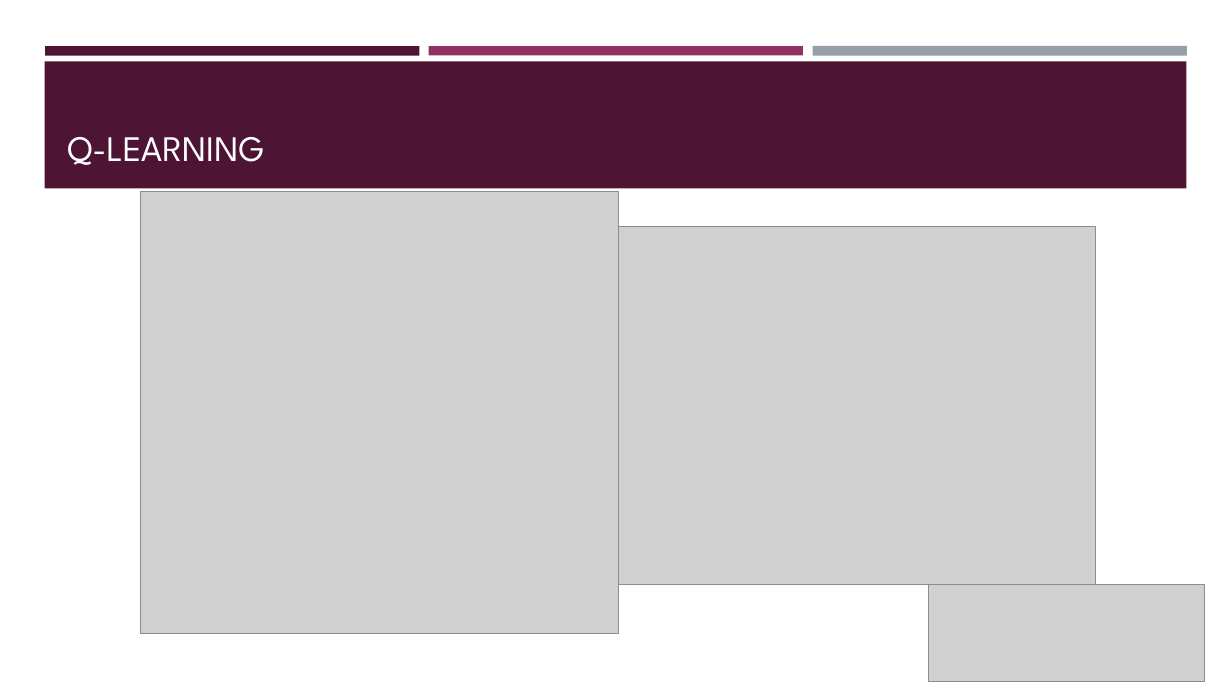
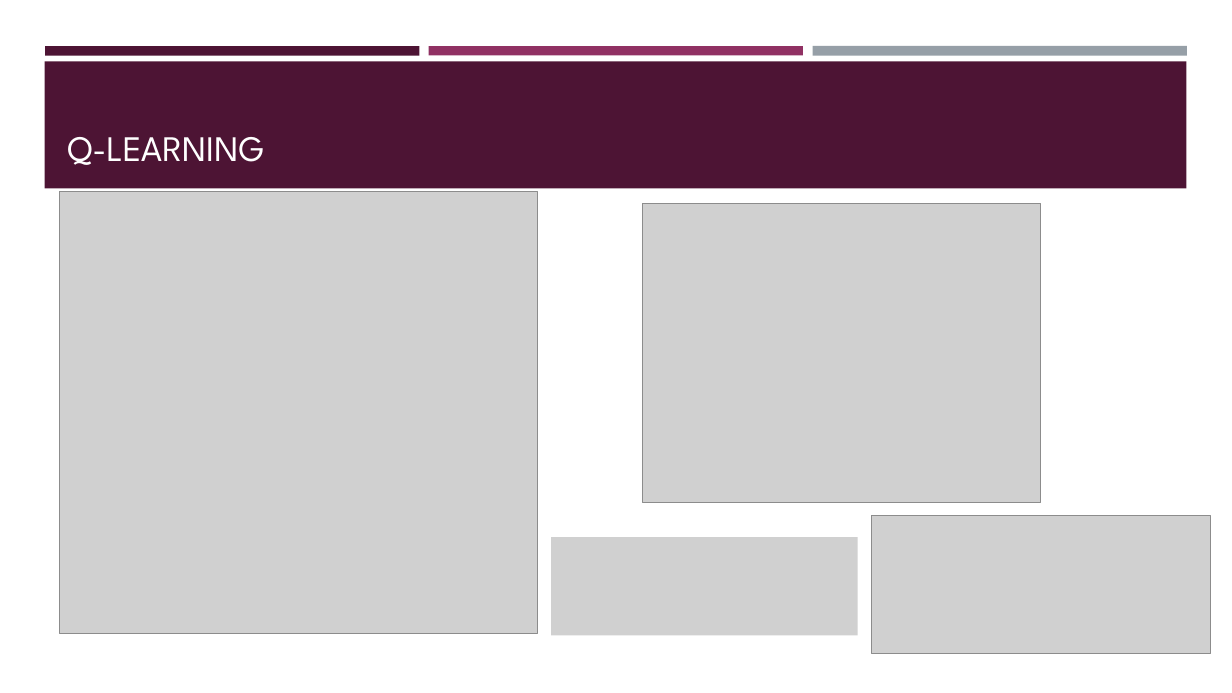
Before and after one commit to Boty22/Global-AI-Bootcamp-DRL, a slide deck: slide 10 of From RL to DRL.pptx. Drawn at 1232x693 pixels with LibreOffice and Linux fonts; fonts in the diff are those of the drawing; grey boxes stand for pictures. Boxes give left, top, right and bottom in pixels: in the first picture for what was removed or moved away, otherwise in the second. Text is boxed around its words. In the diff, an @@ line names an element or a change of style, - is before the commit and + after.

```diff
--- a/From RL to DRL.pptx
+++ b/From RL to DRL.pptx
@@ picture: place and size @@
-picture at [140,192,618,634]
+picture at [60,192,538,634]
@@ picture: place and size @@
-picture at [618,227,1095,585]
+picture at [642,203,1041,503]
@@ picture added at [551,537,858,635] @@
@@ picture added at [872,516,1211,653] @@
@@ picture removed at [929,585,1205,682] @@
```
Also in this commit, not shown: 2 other slides changed, 1 slide added, 1 other file.
